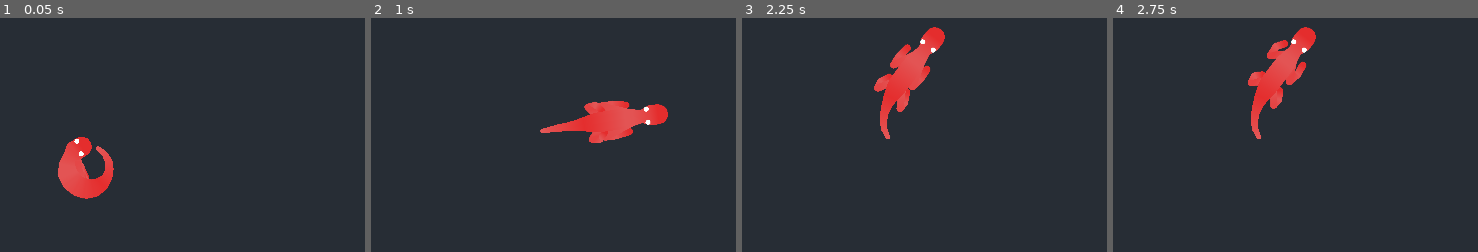
Above: before the commit, frames 1-4 (left to right).
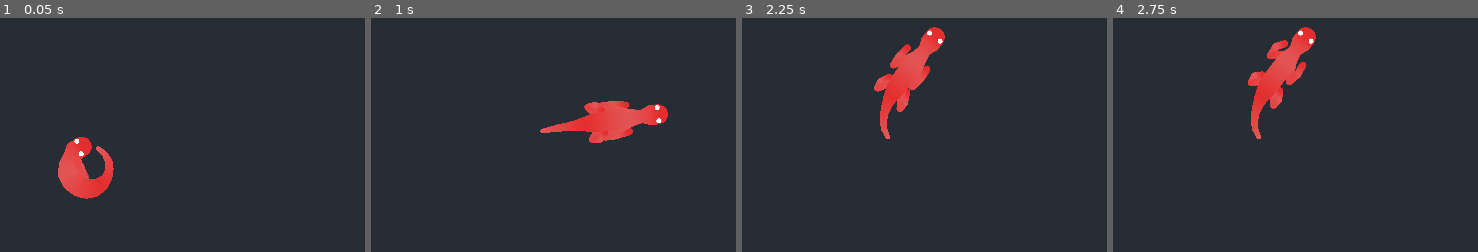
Above: after the commit, the same moments.

Repository: Dowsley/procedural-vivarium
Game: Godot game, scene res://src/game.tscn
Same seed, same stepped clock (60 frames per second), same inputs: the game is played once before the commit and once after it.
Inputs (mouse positions are in pixels of both pictures, inside the frame that each line leads up to):
- Up to frame 1 (0.05 s): no input
- Up to frame 2 (1 s): tap Enter at 0.5 s; move the mouse to (659, 113) at 0.52 s; press the mouse at (659, 113) at 0.53 s
- Up to frame 3 (2.25 s): tap Space at 1.25 s; move the mouse to (outside the picture) at 1.27 s; release the mouse at (outside the picture) at 1.28 s; click (outside the picture) at 1.35 s; move the mouse to (935, 36) at 2.02 s; press the mouse at (935, 36) at 2.03 s
- Up to frame 4 (2.75 s): no input

Frame 1 is identical in both runs. In frame 2, 0.1% of the frame differs, in the area x 74-80%, y 37-46%; in frame 3, 0.1%, in the area x 48-56%, y 5-15%; in frame 4, 0.1%.

Commit message:
Minor fix

Diff:
--- a/src/lizard.gd
+++ b/src/lizard.gd
@@ -33,7 +33,8 @@
 	if not should_stop(head_pos):
 		update_velocity(delta, head_pos)
 		spine.resolve(compute_new_pos(head_pos))
-		update_eye_positions(head_pos)
+
+	update_eye_positions(head_pos)
 
 	for i in range(arms.size()):
 		var side := 1 if i % 2 == 0 else -1
